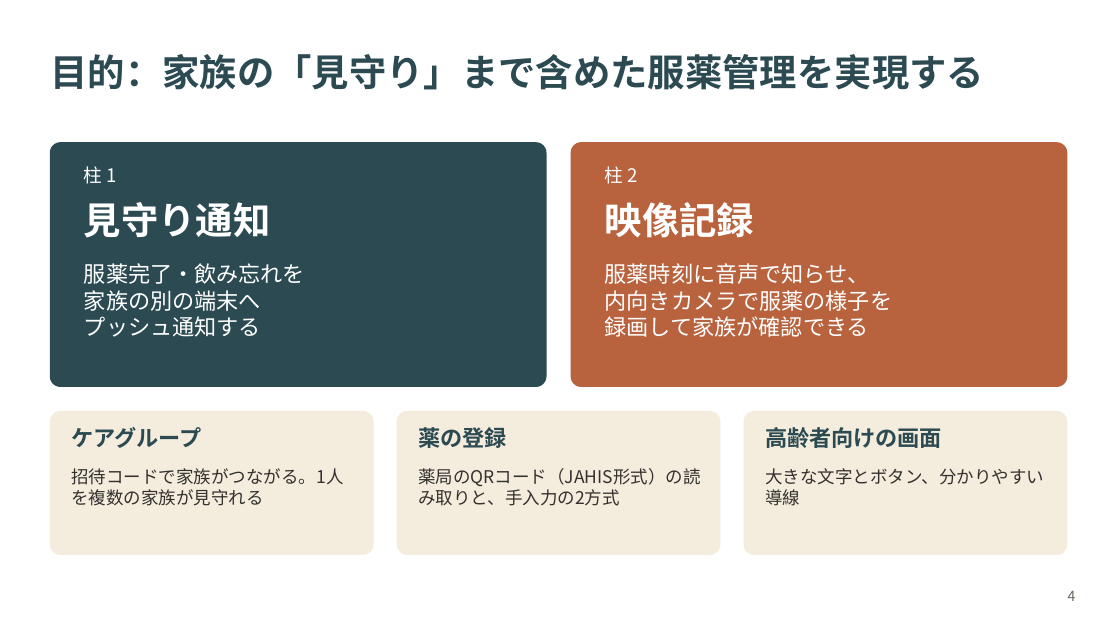
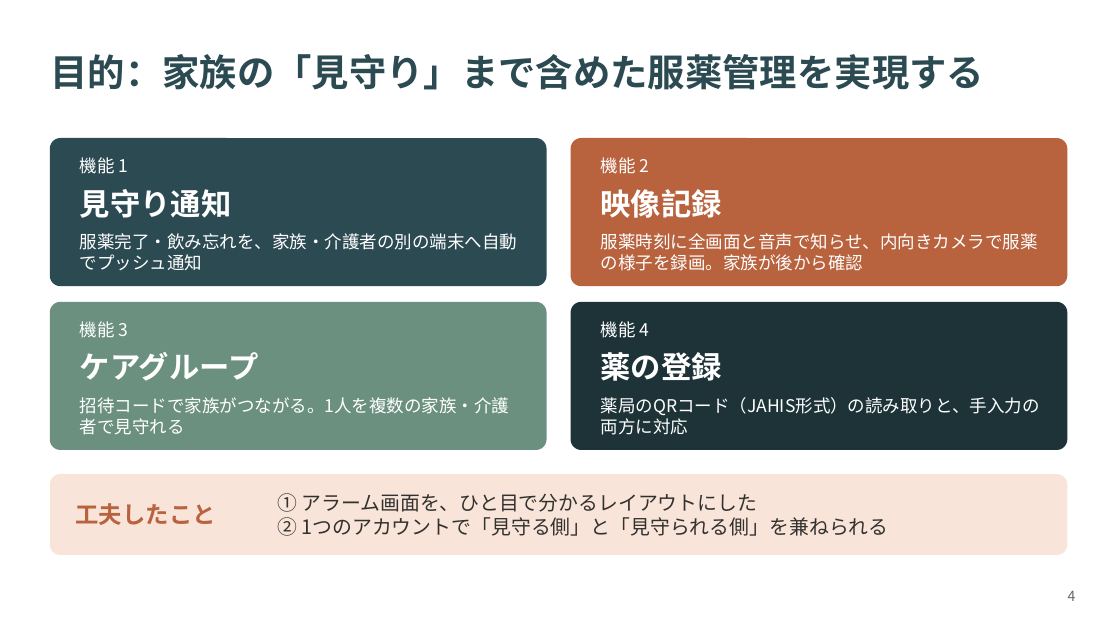
Before and after one commit to zono-NISHI/medi-watch, a slide deck: slide 4 of docs/卒論(参考資料)/最新の卒論、要旨、パワポ/2370354_西薗正彦_卒業論文発表.pptx. Drawn at 1120x630 pixels with LibreOffice and Linux fonts; fonts in the diff are those of the drawing. Boxes give left, top, right and bottom in pixels: in the first picture for what was removed or moved away, otherwise in the second. Text is boxed around its words. In the diff, an @@ line names an element or a change of style, - is before the commit and + after.

```diff
--- a/docs/卒論(参考資料)/最新の卒論、要旨、パワポ/2370354_西薗正彦_卒業論文発表.pptx
+++ b/docs/卒論(参考資料)/最新の卒論、要旨、パワポ/2370354_西薗正彦_卒業論文発表.pptx
@@ rounded rectangle: place and size @@
-rounded rectangle at (50, 143, 546, 386)
+rounded rectangle at (50, 139, 546, 286)
@@ rounded rectangle at (50, 139, 546, 286): proportions changed @@
@@ rounded rectangle at (571, 139, 1067, 286): proportions changed @@
@@ rounded rectangle: place and size @@
-rounded rectangle at (571, 143, 1067, 386)
+rounded rectangle at (571, 139, 1067, 286)
@@ text at (80, 157, 129, 174): text changed; size 16 to 15 pt @@
-柱 1
+機能 1
@@ text at (601, 157, 649, 174): text changed; size 16 to 15 pt @@
-柱 2
+機能 2
@@ text "見守り通知": place and size @@
-text "見守り通知" at (84, 202, 271, 238)
+text "見守り通知" at (80, 189, 232, 218)
@@ text "見守り通知" at (80, 189, 232, 218): size 32 to 26 pt @@
@@ text "映像記録" at (601, 189, 722, 218): size 32 to 26 pt @@
@@ text "映像記録": place and size @@
-text "映像記録" at (605, 202, 754, 238)
+text "映像記録" at (601, 189, 722, 218)
@@ text at (80, 233, 517, 270): text changed; size 19 to 15 pt @@
-服薬完了・飲み忘れを
-家族の別の端末へ
-プッシュ通知する
+服薬完了・飲み忘れを、家族・介護者の別の端末へ自動でプッシュ通知
@@ text at (601, 233, 1038, 271): text changed; size 19 to 15 pt @@
-服薬時刻に音声で知らせ、
-内向きカメラで服薬の様子を
-録画して家族が確認できる
+服薬時刻に全画面と音声で知らせ、内向きカメラで服薬の様子を録画。家族が後から確認
@@ rounded rectangle: place and size @@
-rounded rectangle at (50, 412, 373, 555)
+rounded rectangle at (50, 302, 546, 450)
@@ rounded rectangle at (50, 302, 546, 450): fill #F4ECDD to #6B9080; outline #F4ECDD 1 pt to #6B9080 1 pt; proportions changed @@
@@ text added at (80, 321, 129, 338), 15 pt, text #FFFFFF @@
+機能 3
@@ rounded rectangle added at (571, 302, 1067, 450), fill #1D3338, outline #1D3338 1 pt @@
@@ text added at (601, 321, 649, 338), 15 pt, text #FFFFFF @@
+機能 4
@@ text "ケアグループ": place and size @@
-text "ケアグループ" at (71, 427, 201, 448)
+text "ケアグループ" at (80, 352, 259, 381)
@@ text "ケアグループ" at (80, 352, 259, 381): size 19 to 26 pt, text colour #2C4A52 to #FFFFFF @@
@@ text "薬の登録" at (601, 352, 722, 381): size 19 to 26 pt, text colour #2C4A52 to #FFFFFF @@
@@ text "薬の登録": place and size @@
-text "薬の登録" at (418, 427, 506, 448)
+text "薬の登録" at (601, 352, 722, 381)
@@ text at (80, 397, 510, 435): text changed; text colour #33312E to #FFFFFF @@
-招待コードで家族がつながる。1人を複数の家族が見守れる
+招待コードで家族がつながる。1人を複数の家族・介護者で見守れる
@@ rounded rectangle removed at (397, 412, 720, 555) @@
@@ text at (601, 397, 1040, 435): text changed; text colour #33312E to #FFFFFF @@
-薬局のQRコード（JAHIS形式）の読み取りと、手入力の2方式
+薬局のQRコード（JAHIS形式）の読み取りと、手入力の両方に対応
@@ rounded rectangle removed at (744, 412, 1067, 555) @@
@@ text removed at (765, 427, 942, 448) @@
-高齢者向けの画面
@@ rounded rectangle added at (50, 475, 1067, 555), fill #F8E4D9, outline #F8E4D9 1 pt @@
@@ text removed at (765, 468, 1044, 506) @@
-大きな文字とボタン、分かりやすい導線
@@ text added at (76, 503, 216, 525), 20 pt, text #B8623E, bold @@
+工夫したこと
@@ text added at (277, 493, 888, 536), 17 pt, text #33312E @@
+① アラーム画面を、ひと目で分かるレイアウトにした
+② 1つのアカウントで「見守る側」と「見守られる側」を兼ねられる
```
Also in this commit, not shown: 2 other slides changed, 5 slides added, 6 slides removed, 4 other files.
